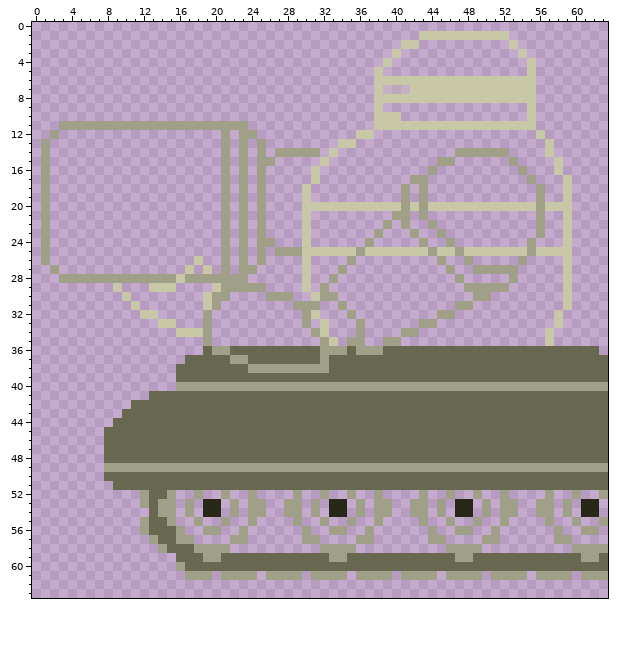
Edited in one commit: pixel-art sprite (src/2024/caterpillar.png). The picture above is the old version.
The file is 64x64 pixels. The old version is drawn lined up with the new one.
New version:
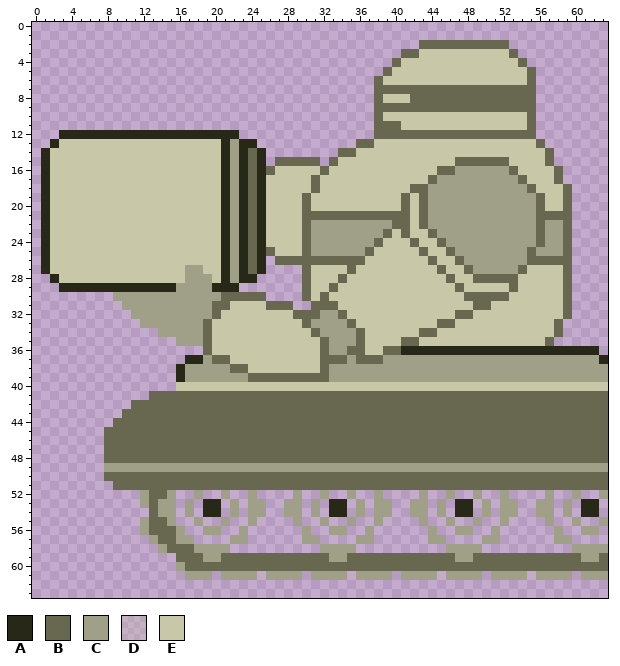
Palette (. is transparent): A #282818  B #686850  C #a0a088  D #c8c8a83f  E #c8c8a8
The edit:
whole drawing moved by +0,-1 (the old picture is shown already moved)
@@ x 0..63 @@
  0 ................................................................
- 1 ...........................................EEEEEEEEEE...........
- 2 .........................................EE..........E..........
- 3 ........................................E.............E.........
- 4 .......................................E...............E........
- 5 ......................................E................E........
- 6 ......................................EEEEEEEEEEEEEEEEEE........
- 7 ......................................EDDDEEEEEEEEEEEEEE........
- 8 ......................................EEEEEEEEEEEEEEEEEE........
- 9 ......................................E................E........
-10 ......................................EEE..............E........
-11 ...CCCCCCCCCCCCCCCCCCCCC..............EEEEEEEEEEEEEEEEEE........
-12 ..C..................C.CC...........EE..................E.......
-13 .C...................C.C.C........EE.....................E......
-14 .C...................C.C.C.CCCCC.E.............CCCCCC....E......
-15 .C...................C.C.CC.....E............CC......C....E.....
-16 .C...................C.C.C.....E............C.........C...E.....
-17 .C...................C.C.C.....E..........CC...........C...E....
-18 .C...................C.C.C....E..........C.C............C..E....
-19 .C...................C.C.C....E..........C.C............C..E....
-20 .C...................C.C.C....EEEEEEEEEEECECEEEEEEEEEEEECEEE....
-21 .C...................C.C.C....E.........CC.C............C..E....
-22 .C...................C.C.C....E........C.C..C...........C..E....
-23 .C...................C.C.C....E.......C...C..C..........C..E....
-24 .C...................C.C.CC...E......C.....C..C........C...E....
-25 .C...................C.C.C.CCCEEEEEECEEEEEEECEECEEEEEEECEEEE....
-26 .C................E..C.C.C....E....C.........C..C.....C....E....
-27 ..C..............E.E.C.CC.....E...C...........C..CCCCC.....E....
-28 ...CCCCCCCCCCCCCECCCCCCC......E..C.............C.....C.....E....
-29 .........E...EEE....ECCCCC....E.C...............CCCCC......E....
-30 ..........E........ECC....CCC..ECC...............CC........E....
-31 ...........E.......EC........CCC..C............CC..........E....
-32 ............EE.....C..........CE...C.........CC...........E.....
-33 ..............EE...C..........C.E...C......CC.............E.....
-34 ................EEEC...........CE...C....CC..............E......
-35 ...................C............CE.CC..CC................E......
-36 ...................BCCBBBBBBBBBBCCCBCCCBBBBBBBBBBBBBBBBBBBBBBBB.
-37 .................BBBBBCCBBBBBBBBCBBBBBBBBBBBBBBBBBBBBBBBBBBBBBBB
-38 ................BBBBBBBBCCCCCCCCCBBBBBBBBBBBBBBBBBBBBBBBBBBBBBBB
-39 ................BBBBBBBBBBBBBBBBBBBBBBBBBBBBBBBBBBBBBBBBBBBBBBBB
-40 ................CCCCCCCCCCCCCCCCCCCCCCCCCCCCCCCCCCCCCCCCCCCCCCCC
+ 1 ................................................................
+ 2 ...........................................BBBBBBBBBB...........
+ 3 .........................................BBEEEEEEEEEEB..........
+ 4 ........................................BEEEEEEEEEEEEEB.........
+ 5 .......................................BEEEEEEEEEEEEEEEB........
+ 6 ......................................BEEEEEEEEEEEEEEEEB........
+ 7 ......................................BBBBBBBBBBBBBBBBBB........
+ 8 ......................................BEEEBBBBBBBBBBBBBB........
+ 9 ......................................BBBBBBBBBBBBBBBBBB........
+10 ......................................BEEEEEEEEEEEEEEEEB........
+11 ......................................BBBEEEEEEEEEEEEEEB........
+12 ...AAAAAAAAAAAAAAAAAAAA...............BBBBBBBBBBBBBBBBBB........
+13 ..AEEEEEEEEEEEEEEEEEEACAA...........BBEEEEEEEEEEEEEEEEEEB.......
+14 .AEEEEEEEEEEEEEEEEEEEACABA........BBEEEEEEEEEEEEEEEEEEEEEB......
+15 .AEEEEEEEEEEEEEEEEEEEACABA.BBBBB.BEEEEEEEEEEEEEBBBBBBEEEEB......
+16 .AEEEEEEEEEEEEEEEEEEEACABABEEEEEBEEEEEEEEEEEEBBCCCCCCBEEEEB.....
+17 .AEEEEEEEEEEEEEEEEEEEACABAEEEEEBEEEEEEEEEEEEBCCCCCCCCCBEEEB.....
+18 .AEEEEEEEEEEEEEEEEEEEACABAEEEEEBEEEEEEEEEEBBCCCCCCCCCCCBEEEB....
+19 .AEEEEEEEEEEEEEEEEEEEACABAEEEEBEEEEEEEEEEBEBCCCCCCCCCCCCBEEB....
+20 .AEEEEEEEEEEEEEEEEEEEACABAEEEEBEEEEEEEEEEBEBCCCCCCCCCCCCBEEB....
+21 .AEEEEEEEEEEEEEEEEEEEACABAEEEEBBBBBBBBBBBBEBCCCCCCCCCCCCBBBB....
+22 .AEEEEEEEEEEEEEEEEEEEACABAEEEEBCCCCCCCCCBBEBCCCCCCCCCCCCBCCB....
+23 .AEEEEEEEEEEEEEEEEEEEACABAEEEEBCCCCCCCCBEBEEBCCCCCCCCCCCBCCB....
+24 .AEEEEEEEEEEEEEEEEEEEACABAEEEEBCCCCCCCBEEEBEEBCCCCCCCCCCBCCB....
+25 .AEEEEEEEEEEEEEEEEEEEACABABEEEBCCCCCCBEEEEEBEEBCCCCCCCCBCCCB....
+26 .AEEEEEEEEEEEEEEEEEEEACABA.BBBBBBBBBBEEEEEEEBEEBCCCCCCCBBBBB....
+27 .AEEEEEEEEEEEEEEECCEEACABA....BEEEEBEEEEEEEEEBEEBCCCCCBEEEEB....
+28 ..AEEEEEEEEEEEEEECCCEACAA.....BEEEBEEEEEEEEEEEBEEBBBBBEEEEEB....
+29 ...AAAAAAAAAAAAACCCCAAA.......BEEBEEEEEEEEEEEEEBEEEEEBEEEEEB....
+30 .........CCCCCCCCCCCCBBBBB....BEBEEEEEEEEEEEEEEEBBBBBEEEEEEB....
+31 ..........CCCCCCCCCCBBEEEEBBB..BBBEEEEEEEEEEEEEEEBBEEEEEEEEB....
+32 ...........CCCCCCCCCBEEEEEEEEBBBCCBEEEEEEEEEEEEBBEEEEEEEEEEB....
+33 ............CCCCCCCBEEEEEEEEEEBCCCCBEEEEEEEEEBBEEEEEEEEEEEB.....
+34 ..............CCCCCBEEEEEEEEEEEBCCCCBEEEEEEBBEEEEEEEEEEEEEB.....
+35 ................CCCBEEEEEEEEEEEEBCCCBEEEEBBEEEEEEEEEEEEEEB......
+36 ...................BEEEEEEEEEEEEBCCBBEEBBAAAAAAAAAAAAAAAAAAAAAA.
+37 .................AACBBEEEEEEEEEEBBBCBBBCCCCCCCCCCCCCCCCCCCCCCCCA
+38 ................ACCCCCBBEEEEEEEEBCCCCCCCCCCCCCCCCCCCCCCCCCCCCCCC
+39 ................ACCCCCCCBBBBBBBBBCCCCCCCCCCCCCCCCCCCCCCCCCCCCCCC
+40 ................EEEEEEEEEEEEEEEEEEEEEEEEEEEEEEEEEEEEEEEEEEEEEEEE
 41 .............BBBBBBBBBBBBBBBBBBBBBBBBBBBBBBBBBBBBBBBBBBBBBBBBBBB
